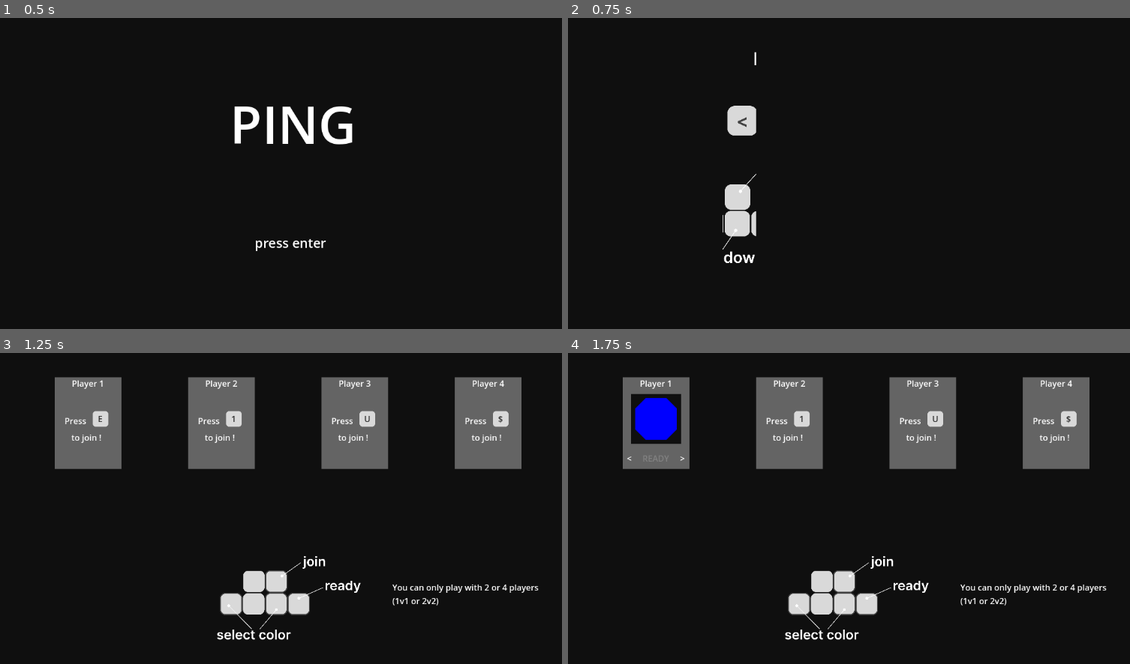
Above: before the commit, frames 1-4 (two rows, left to right).
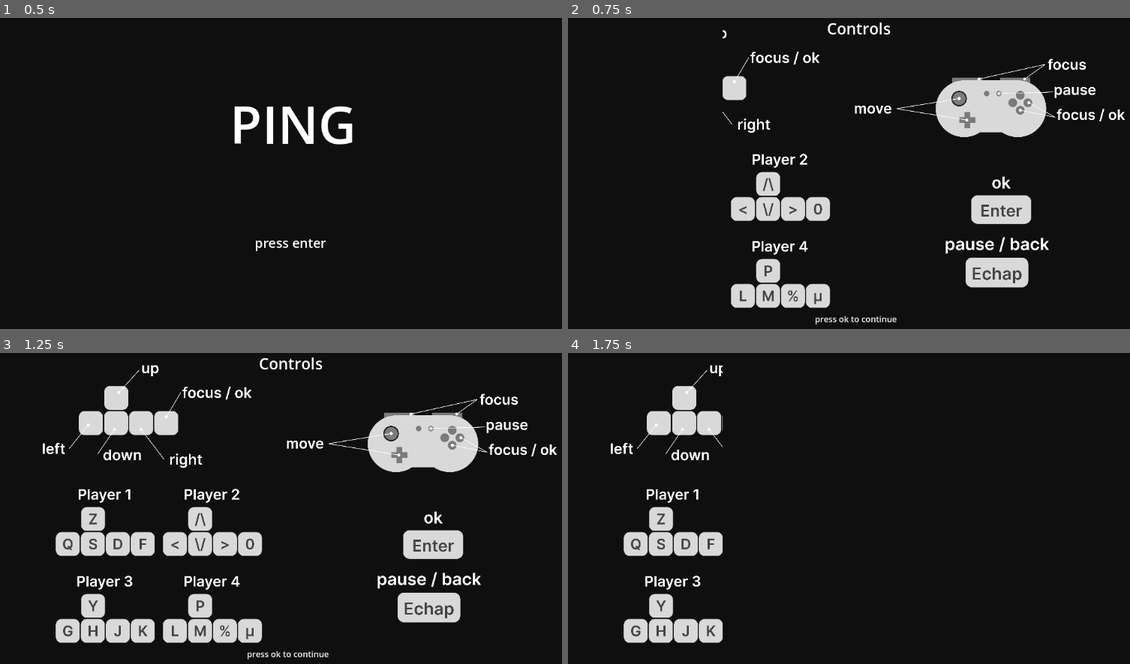
Above: after the commit, the same moments.

Repository: MyloRaccoon/ping
Game: Godot game, scene res://scenes/title.tscn
The game is run twice, just before and just after one commit, with the same random seed, the same clock (stepped at 60 frames per second) and the same inputs.
Inputs:
- Up to frame 1 (0.5 s): no input
- Up to frame 2 (0.75 s): tap Enter (ui_accept) at 0.5 s; hold Right (ui_right) from 0.53 s (still down); hold Enter (ui_accept) from 0.53 s (still down)
- Up to frame 3 (1.25 s): keep holding Right (ui_right); keep holding Enter (ui_accept)
- Up to frame 4 (1.75 s): release Right (ui_right) at 1.28 s; release Enter (ui_accept) at 1.28 s; hold Down (ui_down) from 1.28 s (still down); tap E (join1) at 1.35 s; tap Enter (ui_accept) at 1.52, 1.55 s

Frame 1 is identical in both runs. In frame 2, 12% of the frame differs, in the area x 27-100%, y 1-99%; in frame 3, 29%, in the area x 7-100%, y 1-99%; in frame 4, 20%.

Commit message:
fixed ball dissapearing (maybe), added controller ui, fixed transitioning

Diff:
--- a/project.godot
+++ b/project.godot
@@ -26,6 +26,57 @@
 
 [input]
 
+ui_accept={
+"deadzone": 0.5,
+"events": [Object(InputEventKey,"resource_local_to_scene":false,"resource_name":"","device":0,"window_id":0,"alt_pressed":false,"shift_pressed":false,"ctrl_pressed":false,"meta_pressed":false,"pressed":false,"keycode":4194309,"physical_keycode":0,"key_label":0,"unicode":0,"echo":false,"script":null)
+, Object(InputEventKey,"resource_local_to_scene":false,"resource_name":"","device":0,"window_id":0,"alt_pressed":false,"shift_pressed":false,"ctrl_pressed":false,"meta_pressed":false,"pressed":false,"keycode":4194310,"physical_keycode":0,"key_label":0,"unicode":0,"echo":false,"script":null)
+, Object(InputEventKey,"resource_local_to_scene":false,"resource_name":"","device":0,"window_id":0,"alt_pressed":false,"shift_pressed":false,"ctrl_pressed":false,"meta_pressed":false,"pressed":false,"keycode":32,"physical_keycode":0,"key_label":0,"unicode":32,"echo":false,"script":null)
+, Object(InputEventKey,"resource_local_to_scene":false,"resource_name":"","device":-1,"window_id":0,"alt_pressed":false,"shift_pressed":false,"ctrl_pressed":false,"meta_pressed":false,"pressed":false,"keycode":0,"physical_keycode":70,"key_label":0,"unicode":102,"echo":false,"script":null)
+, Object(InputEventKey,"resource_local_to_scene":false,"resource_name":"","device":-1,"window_id":0,"alt_pressed":false,"shift_pressed":false,"ctrl_pressed":false,"meta_pressed":false,"pressed":false,"keycode":0,"physical_keycode":75,"key_label":0,"unicode":107,"echo":false,"script":null)
+, Object(InputEventKey,"resource_local_to_scene":false,"resource_name":"","device":-1,"window_id":0,"alt_pressed":false,"shift_pressed":false,"ctrl_pressed":false,"meta_pressed":false,"pressed":false,"keycode":0,"physical_keycode":92,"key_label":0,"unicode":42,"echo":false,"script":null)
+, Object(InputEventKey,"resource_local_to_scene":false,"resource_name":"","device":-1,"window_id":0,"alt_pressed":false,"shift_pressed":false,"ctrl_pressed":false,"meta_pressed":false,"pressed":false,"keycode":0,"physical_keycode":4194438,"key_label":0,"unicode":0,"echo":false,"script":null)
+]
+}
+ui_left={
+"deadzone": 0.5,
+"events": [Object(InputEventKey,"resource_local_to_scene":false,"resource_name":"","device":0,"window_id":0,"alt_pressed":false,"shift_pressed":false,"ctrl_pressed":false,"meta_pressed":false,"pressed":false,"keycode":4194319,"physical_keycode":0,"key_label":0,"unicode":0,"echo":false,"script":null)
+, Object(InputEventJoypadButton,"resource_local_to_scene":false,"resource_name":"","device":0,"button_index":13,"pressure":0.0,"pressed":false,"script":null)
+, Object(InputEventJoypadMotion,"resource_local_to_scene":false,"resource_name":"","device":0,"axis":0,"axis_value":-1.0,"script":null)
+, Object(InputEventKey,"resource_local_to_scene":false,"resource_name":"","device":-1,"window_id":0,"alt_pressed":false,"shift_pressed":false,"ctrl_pressed":false,"meta_pressed":false,"pressed":false,"keycode":0,"physical_keycode":65,"key_label":0,"unicode":113,"echo":false,"script":null)
+, Object(InputEventKey,"resource_local_to_scene":false,"resource_name":"","device":-1,"window_id":0,"alt_pressed":false,"shift_pressed":false,"ctrl_pressed":false,"meta_pressed":false,"pressed":false,"keycode":0,"physical_keycode":71,"key_label":0,"unicode":103,"echo":false,"script":null)
+, Object(InputEventKey,"resource_local_to_scene":false,"resource_name":"","device":-1,"window_id":0,"alt_pressed":false,"shift_pressed":false,"ctrl_pressed":false,"meta_pressed":false,"pressed":false,"keycode":0,"physical_keycode":76,"key_label":0,"unicode":108,"echo":false,"script":null)
+]
+}
+ui_right={
+"deadzone": 0.5,
+"events": [Object(InputEventKey,"resource_local_to_scene":false,"resource_name":"","device":0,"window_id":0,"alt_pressed":false,"shift_pressed":false,"ctrl_pressed":false,"meta_pressed":false,"pressed":false,"keycode":4194321,"physical_keycode":0,"key_label":0,"unicode":0,"echo":false,"script":null)
+, Object(InputEventJoypadButton,"resource_local_to_scene":false,"resource_name":"","device":0,"button_index":14,"pressure":0.0,"pressed":false,"script":null)
+, Object(InputEventJoypadMotion,"resource_local_to_scene":false,"resource_name":"","device":0,"axis":0,"axis_value":1.0,"script":null)
+, Object(InputEventKey,"resource_local_to_scene":false,"resource_name":"","device":-1,"window_id":0,"alt_pressed":false,"shift_pressed":false,"ctrl_pressed":false,"meta_pressed":false,"pressed":false,"keycode":0,"physical_keycode":68,"key_label":0,"unicode":100,"echo":false,"script":null)
+, Object(InputEventKey,"resource_local_to_scene":false,"resource_name":"","device":-1,"window_id":0,"alt_pressed":false,"shift_pressed":false,"ctrl_pressed":false,"meta_pressed":false,"pressed":false,"keycode":0,"physical_keycode":74,"key_label":0,"unicode":106,"echo":false,"script":null)
+, Object(InputEventKey,"resource_local_to_scene":false,"resource_name":"","device":-1,"window_id":0,"alt_pressed":false,"shift_pressed":false,"ctrl_pressed":false,"meta_pressed":false,"pressed":false,"keycode":0,"physical_keycode":39,"key_label":0,"unicode":249,"echo":false,"script":null)
+]
+}
+ui_up={
+"deadzone": 0.5,
+"events": [Object(InputEventKey,"resource_local_to_scene":false,"resource_name":"","device":0,"window_id":0,"alt_pressed":false,"shift_pressed":false,"ctrl_pressed":false,"meta_pressed":false,"pressed":false,"keycode":4194320,"physical_keycode":0,"key_label":0,"unicode":0,"echo":false,"script":null)
+, Object(InputEventJoypadButton,"resource_local_to_scene":false,"resource_name":"","device":0,"button_index":11,"pressure":0.0,"pressed":false,"script":null)
+, Object(InputEventJoypadMotion,"resource_local_to_scene":false,"resource_name":"","device":0,"axis":1,"axis_value":-1.0,"script":null)
+, Object(InputEventKey,"resource_local_to_scene":false,"resource_name":"","device":-1,"window_id":0,"alt_pressed":false,"shift_pressed":false,"ctrl_pressed":false,"meta_pressed":false,"pressed":false,"keycode":0,"physical_keycode":87,"key_label":0,"unicode":122,"echo":false,"script":null)
+, Object(InputEventKey,"resource_local_to_scene":false,"resource_name":"","device":-1,"window_id":0,"alt_pressed":false,"shift_pressed":false,"ctrl_pressed":false,"meta_pressed":false,"pressed":false,"keycode":0,"physical_keycode":89,"key_label":0,"unicode":121,"echo":false,"script":null)
+, Object(InputEventKey,"resource_local_to_scene":false,"resource_name":"","device":-1,"window_id":0,"alt_pressed":false,"shift_pressed":false,"ctrl_pressed":false,"meta_pressed":false,"pressed":false,"keycode":0,"physical_keycode":80,"key_label":0,"unicode":112,"echo":false,"script":null)
+]
+}
+ui_down={
+"deadzone": 0.5,
+"events": [Object(InputEventKey,"resource_local_to_scene":false,"resource_name":"","device":0,"window_id":0,"alt_pressed":false,"shift_pressed":false,"ctrl_pressed":false,"meta_pressed":false,"pressed":false,"keycode":4194322,"physical_keycode":0,"key_label":0,"unicode":0,"echo":false,"script":null)
+, Object(InputEventJoypadButton,"resource_local_to_scene":false,"resource_name":"","device":0,"button_index":12,"pressure":0.0,"pressed":false,"script":null)
+, Object(InputEventJoypadMotion,"resource_local_to_scene":false,"resource_name":"","device":0,"axis":1,"axis_value":1.0,"script":null)
+, Object(InputEventKey,"resource_local_to_scene":false,"resource_name":"","device":-1,"window_id":0,"alt_pressed":false,"shift_pressed":false,"ctrl_pressed":false,"meta_pressed":false,"pressed":false,"keycode":0,"physical_keycode":83,"key_label":0,"unicode":115,"echo":false,"script":null)
+, Object(InputEventKey,"resource_local_to_scene":false,"resource_name":"","device":-1,"window_id":0,"alt_pressed":false,"shift_pressed":false,"ctrl_pressed":false,"meta_pressed":false,"pressed":false,"keycode":0,"physical_keycode":72,"key_label":0,"unicode":104,"echo":false,"script":null)
+, Object(InputEventKey,"resource_local_to_scene":false,"resource_name":"","device":-1,"window_id":0,"alt_pressed":false,"shift_pressed":false,"ctrl_pressed":false,"meta_pressed":false,"pressed":false,"keycode":0,"physical_keycode":59,"key_label":0,"unicode":109,"echo":false,"script":null)
+]
+}
 pause={
 "deadzone": 0.5,
 "events": [Object(InputEventKey,"resource_local_to_scene":false,"resource_name":"","device":-1,"window_id":0,"alt_press …(182 unchanged characters)…
@@ -167,6 +218,11 @@
 "events": [Object(InputEventKey,"resource_local_to_scene":false,"resource_name":"","device":-1,"window_id":0,"alt_pressed":false,"shift_pressed":false,"ctrl_pressed":false,"meta_pressed":false,"pressed":false,"keycode":0,"physical_keycode":93,"key_label":0,"unicode":36,"echo":false,"script":null)
 ]
 }
+start={
+"deadzone": 0.5,
+"events": [Object(InputEventKey,"resource_local_to_scene":false,"resource_name":"","device":-1,"window_id":0,"alt_pressed":false,"shift_pressed":false,"ctrl_pressed":false,"meta_pressed":false,"pressed":false,"keycode":0,"physical_keycode":4194309,"key_label":0,"unicode":0,"echo":false,"script":null)
+]
+}
 
 [rendering]
 
--- a/scenes/controls_screen.tscn
+++ b/scenes/controls_screen.tscn
@@ -1,11 +1,15 @@
-[gd_scene load_steps=7 format=3 uid="uid://cdho5ettk0iv4"]
+[gd_scene load_steps=9 format=3 uid="uid://cdho5ettk0iv4"]
 
 [ext_resource type="Script" path="res://scripts/controls_screen.gd" id="1_p8tq7"]
 [ext_resource type="PackedScene" uid="uid://cpu6f4r417uhj" path="res://scenes/transition.tscn" id="2_jfq2r"]
 [ext_resource type="Texture2D" uid="uid://bt861apqp14vo" path="res://assets/controls/globalControls.png" id="3_84m1v"]
-[ext_resource type="Texture2D" uid="uid://cxla4b5001mbh" path="res://assets/controls/playersControls.png" id="4_t1qbq"]
 [ext_resource type="Texture2D" uid="uid://c5xsnugenhoie" path="res://assets/controls/okControls.png" id="5_qnr0o"]
 [ext_resource type="Texture2D" uid="uid://blqfhf0tx2xft" path="res://assets/controls/pauseControls.png" id="6_wjikv"]
+[ext_resource type="Texture2D" uid="uid://dfbniulwme8ew" path="res://assets/controls/controlPlayer.png" id="6_xpjqe"]
+[ext_resource type="Texture2D" uid="uid://bohg2brfwvg50" path="res://assets/controls/manetteControl.png" id="7_b5y4w"]
+
+[sub_resource type="LabelSettings" id="LabelSettings_0uanh"]
+font_size = 30
 
 [node name="controls_screen" type="Node2D"]
 script = ExtResource("1_p8tq7")
@@ -27,23 +31,36 @@
 visible = false
 
 [node name="GlobalControls" type="Sprite2D" parent="."]
-position = Vector2(401.23, 395.688)
-scale = Vector2(0.237459, 0.237459)
+position = Vector2(296, 136)
+scale = Vector2(0.224573, 0.224573)
 texture = ExtResource("3_84m1v")
 
-[node name="PlayersControls" type="Sprite2D" parent="."]
-position = Vector2(576, 160)
-scale = Vector2(0.278846, 0.278846)
-texture = ExtResource("4_t1qbq")
-
 [node name="OkControls" type="Sprite2D" parent="."]
-position = Vector2(777.23, 347.688)
+position = Vector2(854.365, 367.5)
 scale = Vector2(0.248691, 0.248691)
 texture = ExtResource("5_qnr0o")
 
 [node name="PauseControls" type="Sprite2D" parent="."]
-position = Vector2(769.23, 467.688)
+position = Vector2(846.365, 487.5)
 scale = Vector2(0.260471, 0.260471)
 texture = ExtResource("6_wjikv")
 
+[node name="ControlPlayer" type="Sprite2D" parent="."]
+position = Vector2(328, 424)
+scale = Vector2(0.223254, 0.223254)
+texture = ExtResource("6_xpjqe")
+
+[node name="ManetteControl" type="Sprite2D" parent="."]
+position = Vector2(832, 168)
+scale = Vector2(0.221181, 0.221181)
+texture = ExtResource("7_b5y4w")
+
+[node name="Label2" type="Label" parent="."]
+offset_left = 520.0
+offset_top = 16.0
+offset_right = 642.0
+offset_bottom = 58.0
+text = "Controls"
+label_settings = SubResource("LabelSettings_0uanh")
+
 [connection signal="exited" from="transition" to="." method="_on_transition_exited"]
--- a/scenes/player_screen.tscn
+++ b/scenes/player_screen.tscn
@@ -1,13 +1,18 @@
-[gd_scene load_steps=6 format=3 uid="uid://ddihc202bjktt"]
+[gd_scene load_steps=9 format=3 uid="uid://ddihc202bjktt"]
 
 [ext_resource type="Script" path="res://scripts/player_screen.gd" id="1_a8ysq"]
 [ext_resource type="PackedScene" uid="uid://k3ag4rvktg6v" path="res://scenes/player_frame.tscn" id="1_xfjc1"]
 [ext_resource type="Texture2D" uid="uid://bkje8tgaxy5it" path="res://assets/controls/playerScreenControls.png" id="3_guv0l"]
 [ext_resource type="PackedScene" uid="uid://cpu6f4r417uhj" path="res://scenes/transition.tscn" id="4_2ym2x"]
+[ext_resource type="Texture2D" uid="uid://c2al6b1lg0om8" path="res://assets/controls/manettePlayerScreenControls.png" id="5_rmtwn"]
+[ext_resource type="Texture2D" uid="uid://c5xsnugenhoie" path="res://assets/controls/okControls.png" id="6_1u0od"]
 
 [sub_resource type="LabelSettings" id="LabelSettings_2tvr3"]
 font_size = 50
 outline_color = Color(0.537255, 0.537255, 0.537255, 1)
+
+[sub_resource type="LabelSettings" id="LabelSettings_lutxe"]
+font_size = 30
 
 [node name="player_screen" type="Node2D"]
 script = ExtResource("1_a8ysq")
@@ -33,7 +38,6 @@
 index = 4
 
 [node name="ready" type="ColorRect" parent="."]
-visible = false
 offset_top = 288.0
 offset_right = 1152.0
 offset_bottom = 344.0
@@ -44,7 +48,7 @@
 offset_top = -8.0
 offset_right = 1152.0
 offset_bottom = 61.0
-text = "PRESS ENTER WHEN READY !"
+text = "PRESS START WHEN READY !"
 label_settings = SubResource("LabelSettings_2tvr3")
 horizontal_alignment = 1
 
@@ -62,19 +66,44 @@
 color = Color(0.211765, 0.211765, 0.211765, 1)
 
 [node name="PlayerScreenControls" type="Sprite2D" parent="."]
-position = Vector2(576, 488)
+position = Vector2(952, 480)
 scale = Vector2(0.201493, 0.201493)
 texture = ExtResource("3_guv0l")
 
 [node name="Label" type="Label" parent="."]
-offset_left = 776.0
-offset_top = 456.0
-offset_right = 1072.0
-offset_bottom = 520.0
+offset_top = 584.0
+offset_right = 1152.0
+offset_bottom = 648.0
 text = "You can only play with 2 or 4 players (1v1 or 2v2)"
+horizontal_alignment = 1
 autowrap_mode = 3
 
 [node name="transition" parent="." instance=ExtResource("4_2ym2x")]
 visible = false
 
+[node name="ManettePlayerScreenControls" type="Sprite2D" parent="."]
+position = Vector2(272, 472)
+scale = Vector2(0.196749, 0.196749)
+texture = ExtResource("5_rmtwn")
+
+[node name="OkControls" type="Sprite2D" parent="."]
+position = Vector2(704, 464)
+scale = Vector2(0.229058, 0.229058)
+texture = ExtResource("6_1u0od")
+
+[node name="ColorRect" type="ColorRect" parent="."]
+offset_left = 664.0
+offset_top = 408.0
+offset_right = 744.0
+offset_bottom = 448.0
+color = Color(0.0588235, 0.0588235, 0.0588235, 1)
+
+[node name="Label2" type="Label" parent="."]
+offset_left = 672.0
+offset_top = 408.0
+offset_right = 741.0
+offset_bottom = 450.0
+text = "start"
+label_settings = SubResource("LabelSettings_lutxe")
+
 [connection signal="exited" from="transition" to="." method="_on_transition_exited"]
--- a/scripts/game.gd
+++ b/scripts/game.gd
@@ -17,6 +17,8 @@
 var stock_ball_velocity
 
 func new_ball(ball_pos, p1_pos = $players/p1SpawnPoint.position, p2_pos = $players/p2SpawnPoint.position, p3_pos = $players/p3SpawnPoint.position, p4_pos = $players/p4SpawnPoint.position):
+	if ball != null:
+		ball.queue_free()
 	$players/Player.position = p1_pos
 	$players/Player2.position = p2_pos
 	$players/Player3.position = p3_pos
@@ -80,7 +82,6 @@
 			if pts2 == global.goal and global.goal_active:
 				call_deferred("win", "2")
 			else:
-				ball.queue_free()
 				new_ball($p1BallSpawnPoint.position)
 
 func _on_goal_2_body_entered(body):
@@ -92,7 +93,6 @@
 			if pts1 == global.goal and global.goal_active:
 				call_deferred("win", "1")
 			else:
-				ball.queue_free()
 				new_ball($p2BallSpawnPoint.position)
 
 func win(winner):
--- a/scripts/global.gd
+++ b/scripts/global.gd
@@ -3,7 +3,7 @@
 const blue_team_color = Color("#4664eb")
 const red_team_color = Color("#d22d23")
 const skins = [Color(1, 1, 1), Color(0, 0, 0), Color(1, 0, 0), Color(0, 1, 0), Color(0, 0, 1), Color(1, 1, 0), Color(1, 0, 1), Color(0, 1, 1)]
-var player_skin = [4, 2, 0, 1]
+var player_skin = [4, 2, 3, 5]
 var players = [true, true, false, false]
 
 var n_player = 2
--- a/scripts/player_screen.gd
+++ b/scripts/player_screen.gd
@@ -13,7 +13,7 @@
 	elif event.is_action_pressed("join3"): player_join(3)
 	elif event.is_action_pressed("join4"): player_join(4)
 
-	elif event.is_action_pressed("ui_accept") and everyone_ready:
+	elif event.is_action_pressed("start") and everyone_ready:
 		$transition.exit()
 
 func _ready():
--- a/scripts/transition.gd
+++ b/scripts/transition.gd
@@ -8,6 +8,8 @@
 
 var exit_msg = ""
 
+var transitioning : bool = false
+
 func _ready():
 	enter()
 
@@ -15,24 +17,30 @@
 func _process(_delta):
 	if entering:
 		$enter.position += Vector2(-64, 0)
-	if exiting:
+	elif exiting:
 		$exit.position += Vector2(-64, 0)
 
 func enter():
-	show()
-	entering = true
+	if not transitioning:
+		transitioning = true
+		show()
+		entering = true
 
 func exit(msg = ""):
-	show()
-	exiting = true
-	exit_msg = msg
+	if not transitioning:
+		transitioning = true
+		show()
+		exiting = true
+		exit_msg = msg
 
 func _on_enter_visible_on_screen_notifier_2d_screen_exited():
+	transitioning = false
 	hide()
 	entering = false
 	emit_signal("entered")
 
 func _on_exit_visible_on_screen_notifier_2d_screen_entered():
+	transitioning = false
 	hide()
 	exiting = false
 	emit_signal("exited", exit_msg)
Binary file added: assets/controls/controlPlayer.png
Not shown, added: assets/controls/controlPlayer.png.import
Binary file added: assets/controls/manetteControl.png
Not shown, added: assets/controls/manetteControl.png.import
Binary file added: assets/controls/manettePlayerScreenControls.png
Not shown, added: assets/controls/manettePlayerScreenControls.png.import
